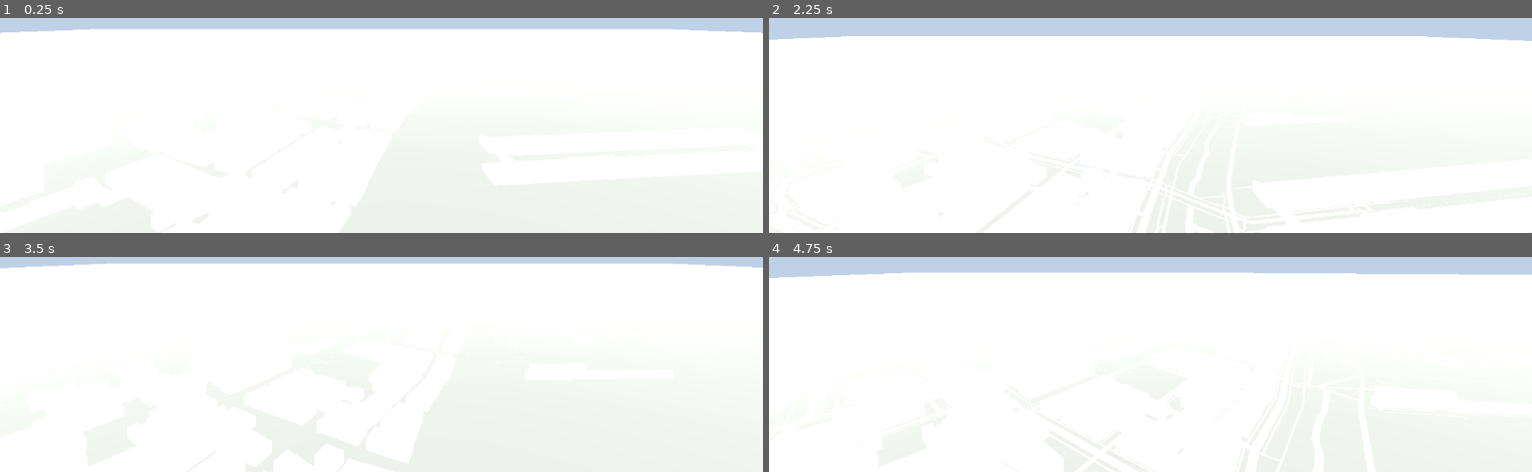
Above: before the commit, frames 1-4 (two rows, left to right).
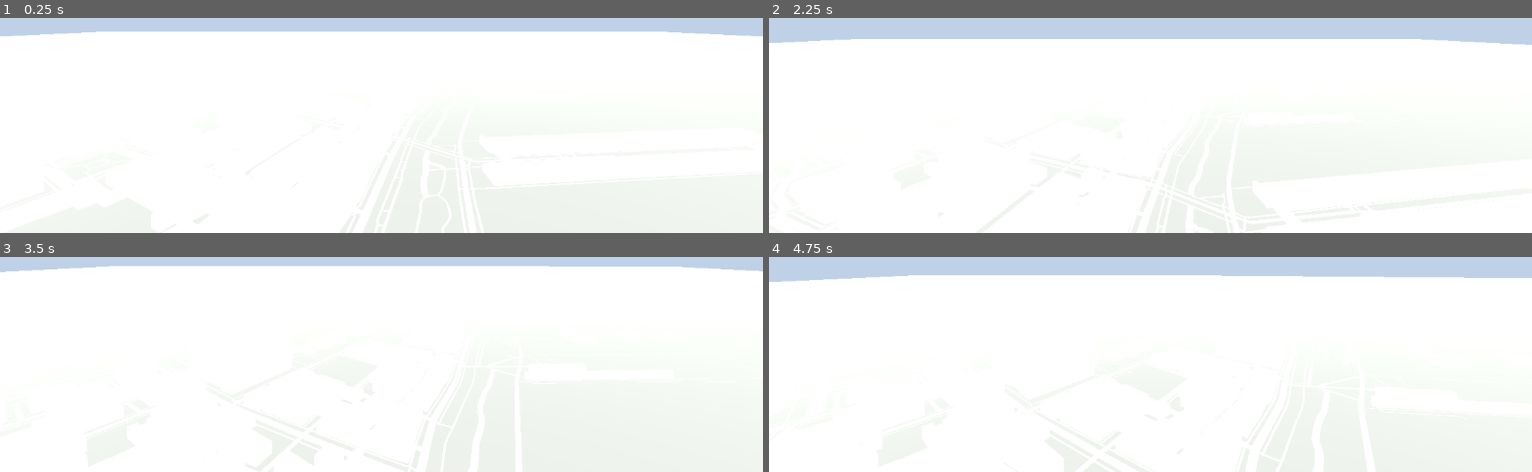
Above: after the commit, the same moments.

Repository: Aymanbalaa/grand-theft-poutine
Game: Godot game, scene res://scenes/main.tscn
The game is run twice, just before and just after one commit, with the same random seed, the same clock (stepped at 60 frames per second) and the same inputs.
Inputs (mouse positions are in pixels of both pictures, inside the frame that each line leads up to):
- Up to frame 1 (0.25 s): no input
- Up to frame 2 (2.25 s): tap Enter at 0.5 s; move the mouse to (outside the picture) at 0.52 s; hold E 0.53-1.28 s; hold W from 0.53 s (still down); move the mouse to (1112, 20) at 1.27 s; tap Q at 1.35 s; move the mouse to (outside the picture) at 2.02 s; hold Shift from 2.03 s (still down)
- Up to frame 3 (3.5 s): keep holding W; move the mouse to (373, 263) at 2.77 s; release Shift at 2.78 s; tap E at 2.85 s
- Up to frame 4 (4.75 s): keep holding W; move the mouse to (1203, 263) at 3.52 s; hold Q 3.53-4.28 s; tap Space at 4.25 s; move the mouse to (outside the picture) at 4.27 s; tap Shift at 4.35 s

The runs differ from the first frame. In frame 1, 1.1% of the frame differs, in the area x 0-100%, y 5-9%; in frame 2, 1.4%; in frame 3, 1.4%; in frame 4, 1.5%, in the area x 0-100%, y 7-12%.

Commit message:
pipeline: terrain tile meshes and terrain-aware displacement

Diff:
--- a/game/scenes/main.tscn
+++ b/game/scenes/main.tscn
@@ -24,7 +24,7 @@
 environment = SubResource("env1")
 
 [node name="Ground" type="MeshInstance3D" parent="."]
-transform = Transform3D(1, 0, 0, 0, 1, 0, 0, 0, 1, 0, -0.15, 0)
+transform = Transform3D(1, 0, 0, 0, 1, 0, 0, 0, 1, 0, -40, 0)
 mesh = SubResource("ground_mesh")
 
 [node name="Sun" type="DirectionalLight3D" parent="."]
Not shown, changed: pipeline/build.py
Not shown, changed: pipeline/export.py
Not shown, changed: pipeline/meshes.py
Not shown, changed: pipeline/tests/test_export.py
Not shown, changed: pipeline/tests/test_meshes.py
Not shown, changed: pipeline/tiler.py
